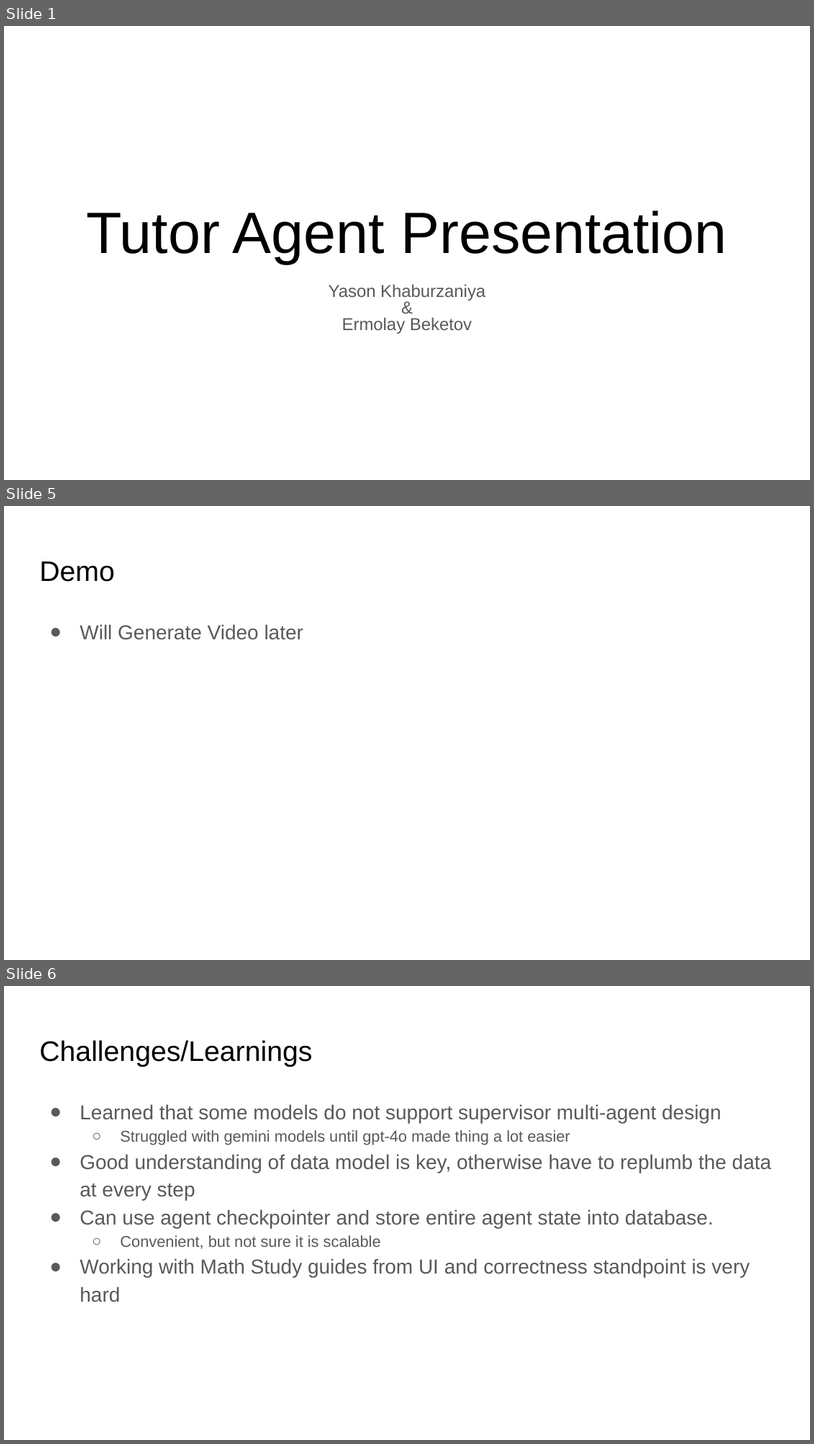
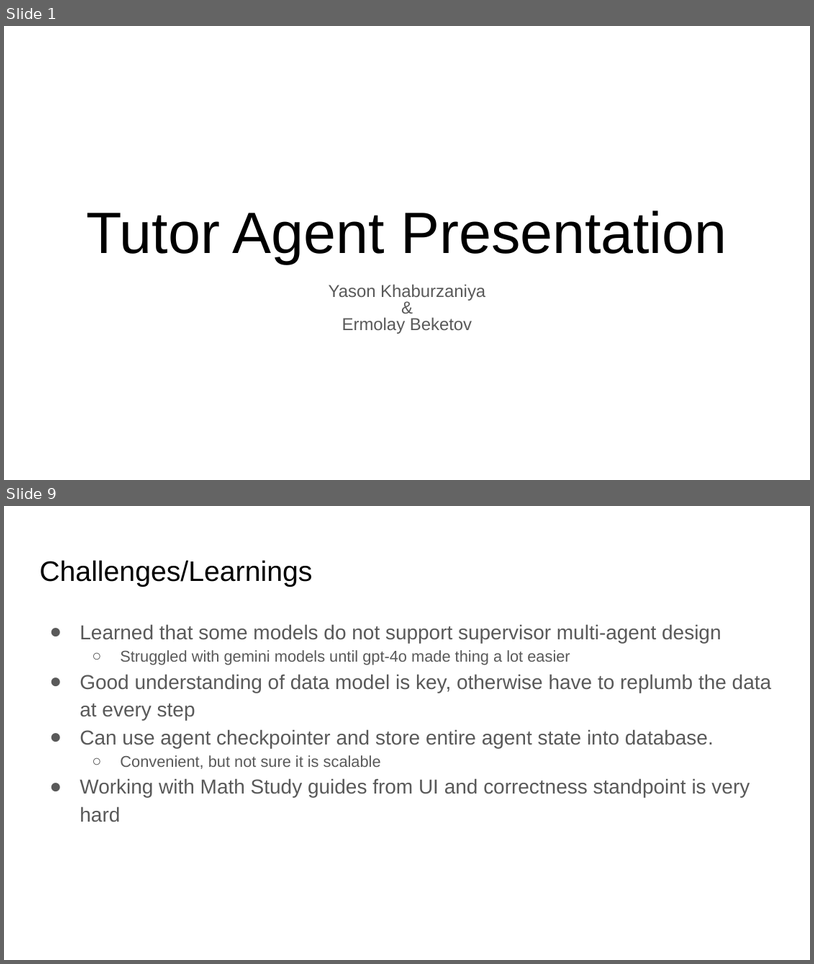
Before and after one commit to breba-hackathon/tutor, a slide deck: presentation/Tutor Agent Presentation.pptx. Shown one above the other, each under a label of ours: slides 1, 5 and 6 before the commit, slides 1 and 9 after it; the slides between them are not shown. The pictures are 814x1444 and 814x964 pixels, drawn with LibreOffice and Linux fonts; fonts in the diff are those of the drawing. Boxes give left, top, right and bottom in pixels: in the first picture for what was removed or moved away, otherwise in the second. Text is boxed around its words. In the diff, an @@ line names an element or a change of style, - is before the commit and + after.

```diff
--- a/presentation/Tutor Agent Presentation.pptx
+++ b/presentation/Tutor Agent Presentation.pptx
@@ slide 5 removed at (x1=4, y1=506, x2=810, y2=960), background #FFFFFF @@
@@ title removed at (x1=39, y1=561, x2=115, y2=582) @@
-Demo
@@ text removed at (x1=80, y1=624, x2=304, y2=640) @@
-● Will Generate Video later
@@ what was slide 6 is now slide 9 @@
```
Also in this commit, not shown: 4 slides changed, 3 slides added.
